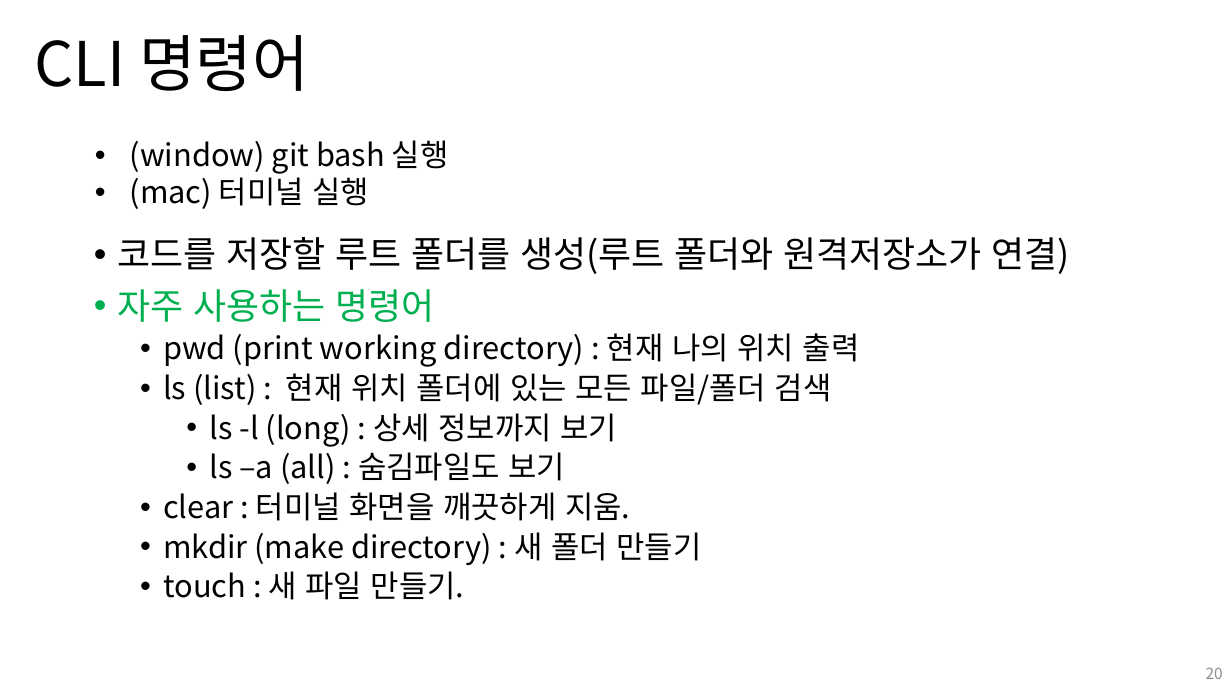
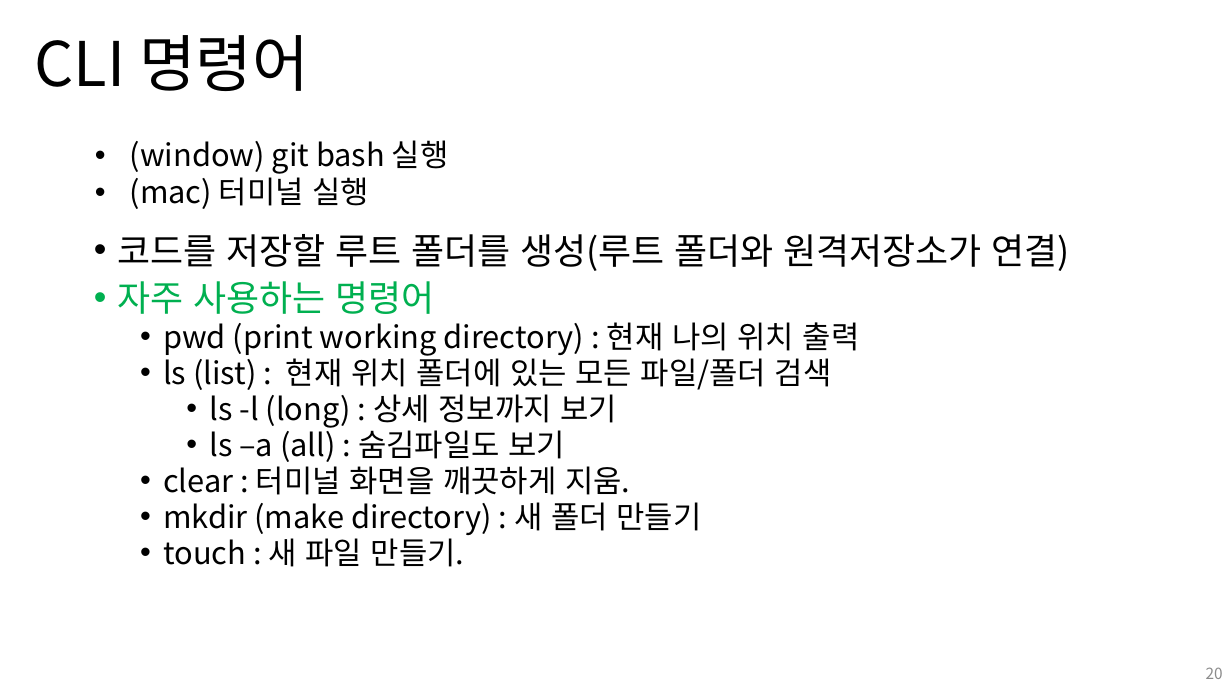
Before and after one commit to Leader-Lesson/KDT_SF_Short_5th, a slide deck: slide 20 of material/02_Git 기초.pptx. Drawn at 1232x693 pixels with LibreOffice and Linux fonts; fonts in the diff are those of the drawing; background and template pictures are left out. Boxes give left, top, right and bottom in pixels: in the first picture for what was removed or moved away, otherwise in the second. Text is boxed around its words. In the diff, an @@ line names an element or a change of style, - is before the commit and + after.

```diff
--- a/material/02_Git 기초.pptx
+++ b/material/02_Git 기초.pptx
@@ text "코드를 저장할 루트 폴더를 생성(루트 ..." at box(117, 234, 1070, 567): line spacing 0.9 to 0.8 @@
```
Also in this commit, not shown: 9 other slides changed, 4 other files.
